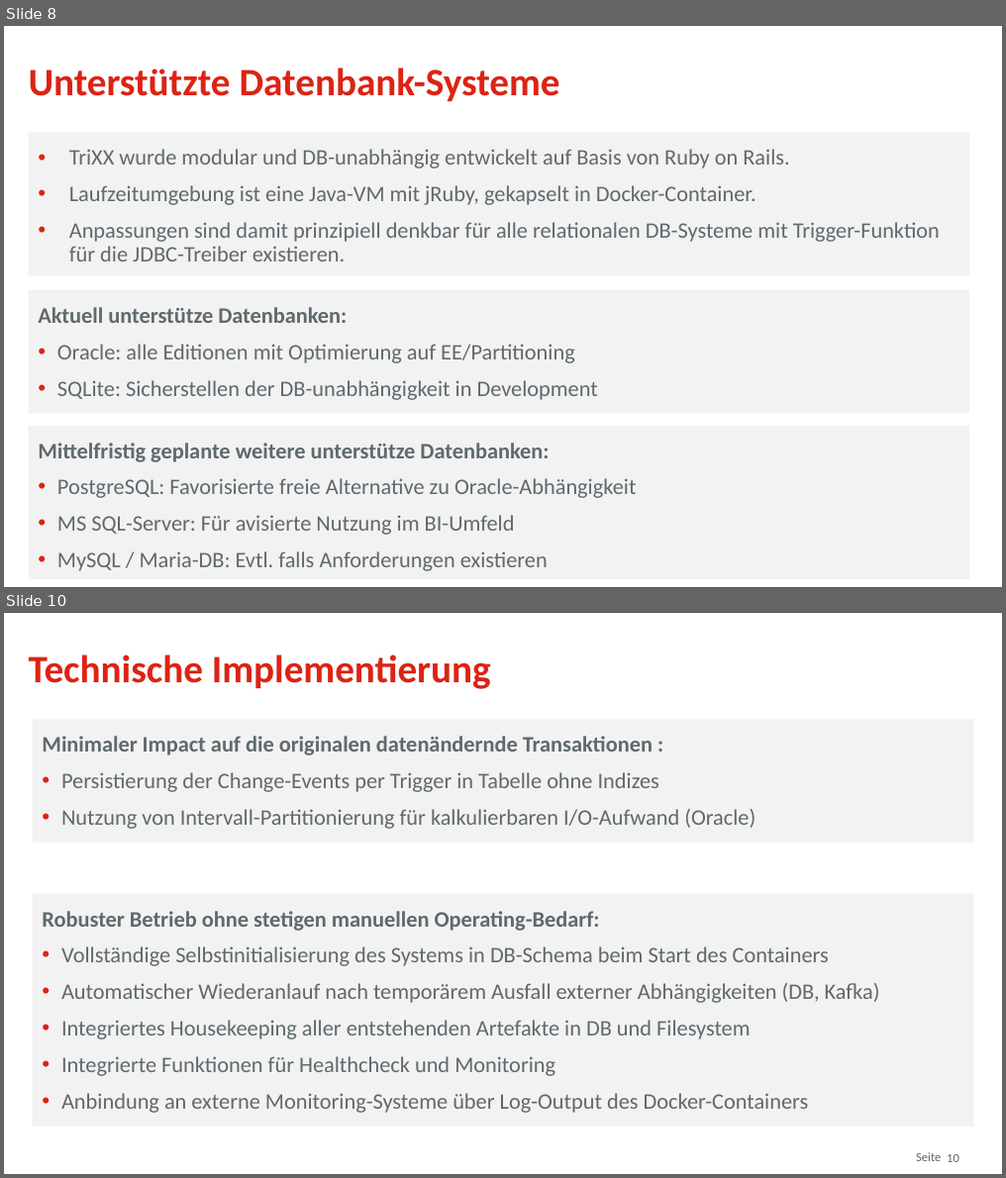
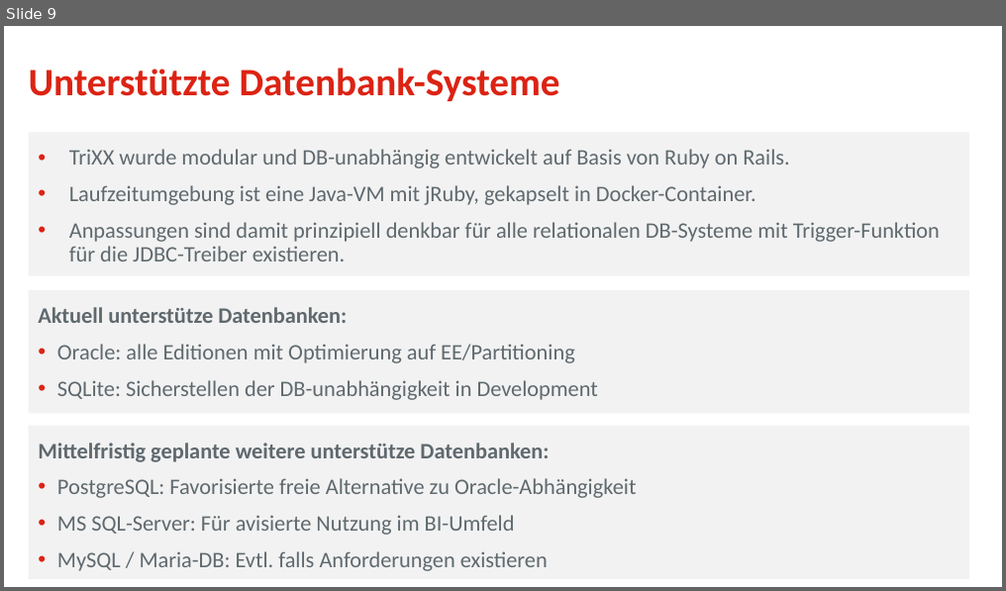
Before and after one commit to osp-ottogroup/movex-cdc, a slide deck: doc/2020-09_TriXX_Otto_QConf.pptx. Shown one above the other, each under a label of ours: slides 8 and 10 before the commit, slide 9 after it; the slides between them are not shown. The pictures are 1006x1178 and 1006x591 pixels, drawn with LibreOffice and Linux fonts; fonts in the diff are those of the drawing; background and template pictures are left out. Boxes give left, top, right and bottom in pixels: in the first picture for what was removed or moved away, otherwise in the second. Text is boxed around its words. In the diff, an @@ line names an element or a change of style, - is before the commit and + after.

```diff
--- a/doc/2020-09_TriXX_Otto_QConf.pptx
+++ b/doc/2020-09_TriXX_Otto_QConf.pptx
@@ slide 10 removed at bbox=[4, 613, 1002, 1174], background #FFFFFF @@
@@ title removed at bbox=[29, 655, 491, 689] @@
-Technische Implementierung
@@ rectangle removed at bbox=[32, 720, 973, 843] @@
-Minimaler Impact auf die originalen datenändernde Transaktionen :
-• Persistierung der Change-Events per Trigger in Tabelle ohne Indizes
-• Nutzung von Intervall-Partitionierung für kalkulierbaren I/O-Aufwand (Oracle)
@@ rectangle removed at bbox=[32, 893, 973, 1127] @@
-Robuster Betrieb ohne stetigen manuellen Operating-Bedarf:
-• Vollständige Selbstinitialisierung des Systems in DB-Schema beim Start des Containers
-• Automatischer Wiederanlauf nach temporärem Ausfall externer Abhängigkeiten (DB, Kafka)
-• Integriertes Housekeeping aller entstehenden Artefakte in DB und Filesystem
-• Integrierte Funktionen für Healthcheck und Monitoring
-• Anbindung an externe Monitoring-Systeme über Log-Output des Docker-Containers
@@ text removed at bbox=[916, 1153, 941, 1161] @@
-Seite
@@ page number removed at bbox=[946, 1155, 959, 1162] @@
-10
@@ what was slide 8 is now slide 9 @@
```
Also in this commit, not shown: 6 slides changed, 11 slides added, 5 other slides removed.
